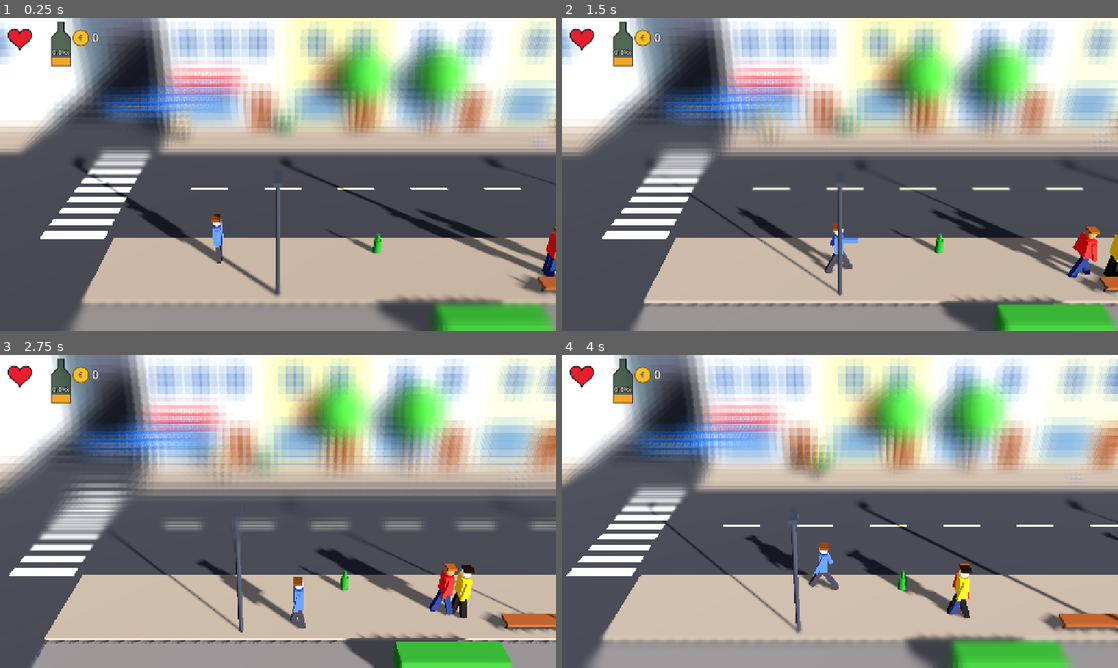
Above: before the commit, frames 1-4 (two rows, left to right).
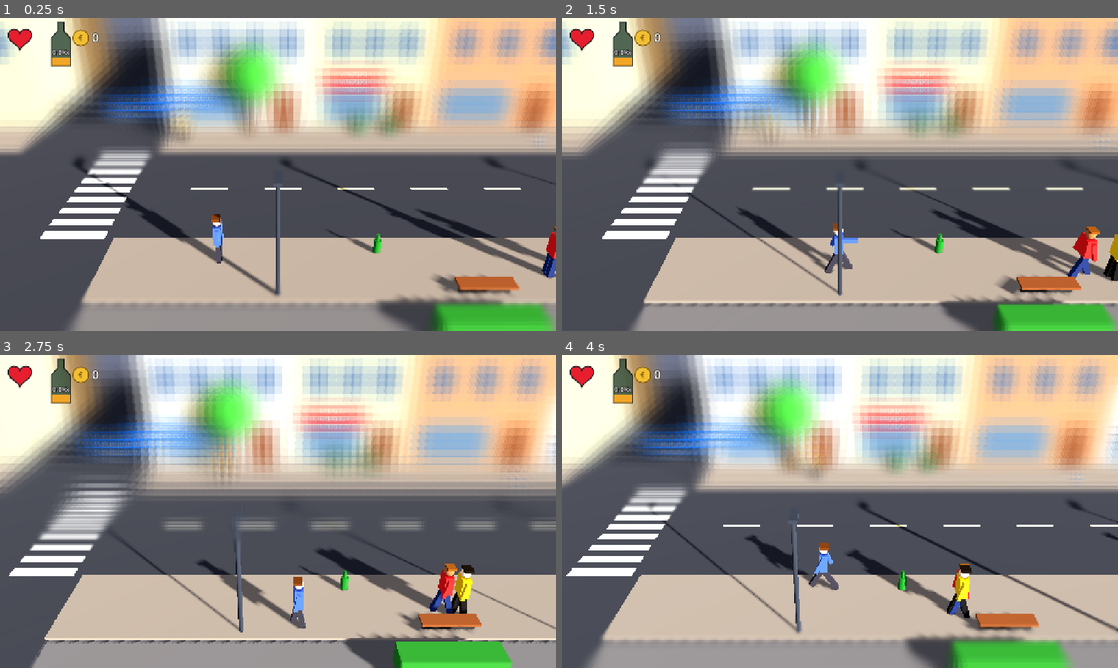
Above: after the commit, the same moments.

Repository: Ecculi/GoodMorningMoonshine
Game: Godot game, scene res://scenes/main.tscn
The game is run twice, just before and just after one commit, with the same random seed, the same clock (stepped at 60 frames per second) and the same inputs.
Inputs:
- Up to frame 1 (0.25 s): no input
- Up to frame 2 (1.5 s): tap Enter at 0.5 s; hold Right (move_right) 0.53-1.28 s; hold Space (action) 0.53-1.28 s; hold Down (move_down) from 1.28 s (still down); tap Z at 1.35 s
- Up to frame 3 (2.75 s): release Down (move_down) at 2.03 s; hold Right (move_right) from 2.03 s (still down); tap Enter at 2.1 s
- Up to frame 4 (4 s): release Right (move_right) at 2.78 s; hold Up (move_up) 2.78-3.53 s; tap Space (action) at 2.85 s; hold Left (move_left) from 3.53 s (still down); tap Z at 3.6 s

The runs differ from the first frame. In frame 1, 26% of the frame differs, in the area x 0-100%, y 0-89%; in frame 2, 26%; in frame 3, 26%; in frame 4, 26%.

Commit message:
Fix NW-SE street order from map: add Kauppurienkatu and Asemakatu
Co-Authored-By: Claude Opus 5.5 <noreply@anthropic.com>
Claude-Session: https://claude.ai/code/session_014p1PebUFuQA4D9T8dUNWSx

Diff:
--- a/scripts/city_map.gd
+++ b/scripts/city_map.gd
@@ -13,17 +13,19 @@
 const A_STREETS := ["Rantakatu", "Aleksanterinkatu", "Torikatu", "Kirkkokatu", "Isokatu",
 	"Uusikatu", "Mäkelininkatu", "Koulukatu", "Rautatienkatu"]
 
-## Streets running NW–SE, listed from SW to NE.
-## TODO: place Asemakatu, Kajaaninkatu and Kauppurienkatu (east side).
-const B_STREETS := ["Sepänkatu", "Albertinkatu", "Saaristonkatu", "Pakkahuoneenkatu",
-	"Hallituskatu", "Ojakatu"]
+## Streets running NW–SE, listed from SW to NE (checked against a map).
+## Kauppurienkatu (Rotuaari) lies between Saaristonkatu and Pakkahuoneenkatu.
+## TODO: Ojakatu's place is not known yet. Linnankatu, Kajaaninkatu and
+## Heikinkatu only exist on the east side, which the full grid can't show yet.
+const B_STREETS := ["Sepänkatu", "Albertinkatu", "Saaristonkatu", "Kauppurienkatu",
+	"Pakkahuoneenkatu", "Hallituskatu", "Asemakatu"]
 
 ## Compass direction the camera looks at on each street family.
 ## A streets: camera looks NW, +x on screen points NE.
 ## B streets: camera looks NE, +x on screen points SE.
 const VIEW_AZIMUTH := [315.0, 45.0]
 
-const START := Vector3i(0, 3, 3)  # Kirkkokatu, Pakkahuoneenkatu–Hallituskatu
+const START := Vector3i(0, 3, 4)  # Kirkkokatu, Pakkahuoneenkatu–Hallituskatu
 
 
 static func streets(family: int) -> Array:
Not shown, changed: DESIGN.md
